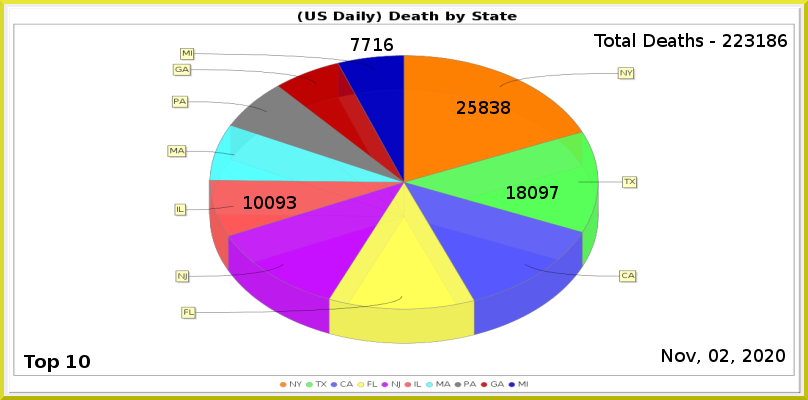
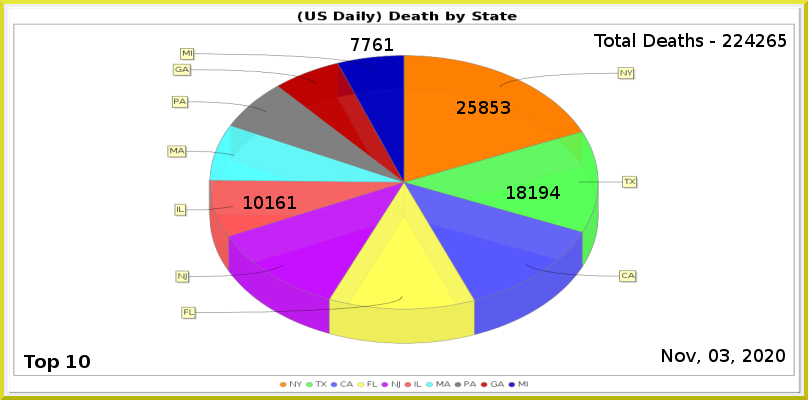
Before/after of a 808 × 400 layered artwork. What changed in the layer stack:
painted on "Least" over [373, 38, 393, 51]
painted on "6" over [265, 196, 296, 209]
painted on "2" over [528, 186, 560, 199]
painted on "1" over [490, 101, 510, 114]
renamed "Total Deaths - 223186" to "Total Deaths - 224265", painted on it over [745, 34, 787, 47]
painted on "Current Date" over [720, 349, 729, 362]
painted on "Death_by_State.png" over [167, 48, 638, 344]
